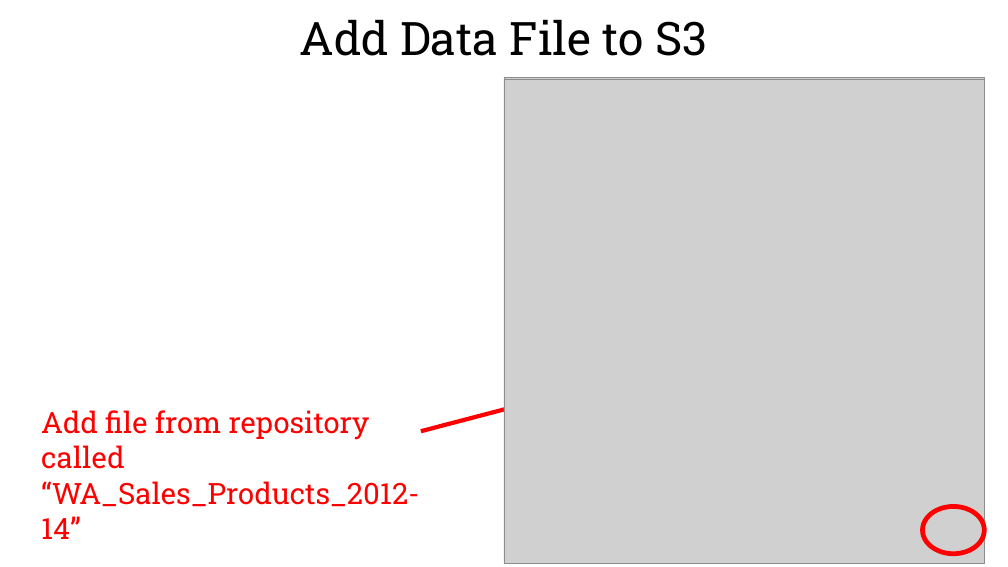
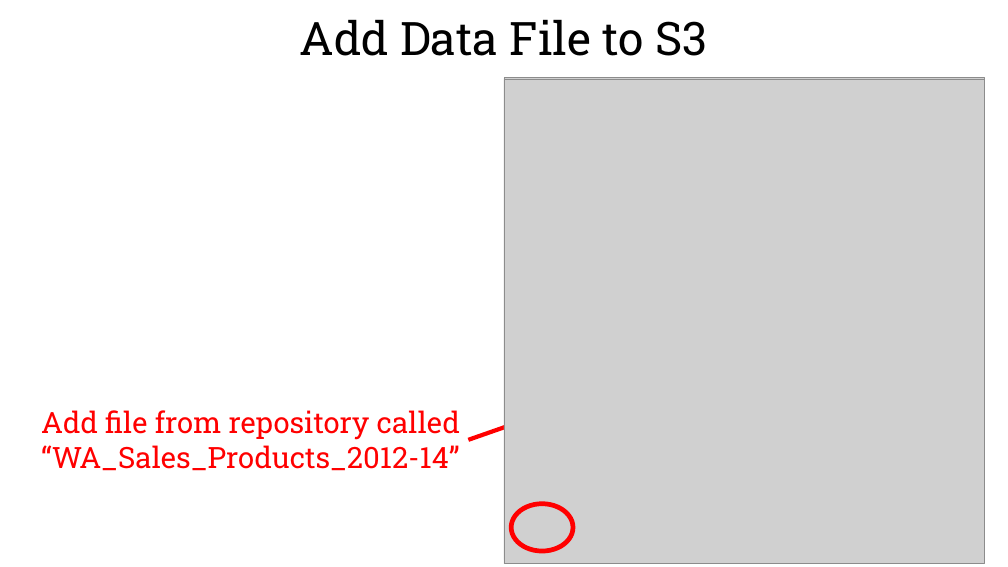
Before and after one commit to jackdsilverman/aws-glue-tutorial, a slide deck: slide 12 of glue-tutorial.pptx (slide 14 before the commit). Drawn at 1008x567 pixels with LibreOffice and Linux fonts; fonts in the diff are those of the drawing; grey boxes stand for pictures; background and template pictures are left out. Boxes give left, top, right and bottom in pixels: in the first picture for what was removed or moved away, otherwise in the second. Text is boxed around its words. In the diff, an @@ line names an element or a change of style, - is before the commit and + after.

```diff
--- a/glue-tutorial.pptx
+++ b/glue-tutorial.pptx
@@ arrow moved from (421, 431) - (708, 356) to (469, 440) - (708, 356) @@
@@ text "Add file from repository called ..." rewrapped from <box>41,410,420,539</box> to <box>41,410,461,471</box> @@
@@ ellipse: place and size @@
-ellipse at <box>923,507,985,554</box>
+ellipse at <box>511,504,573,551</box>
```
Also in this commit, not shown: 19 other slides changed, 1 slide added, 6 slides removed.
